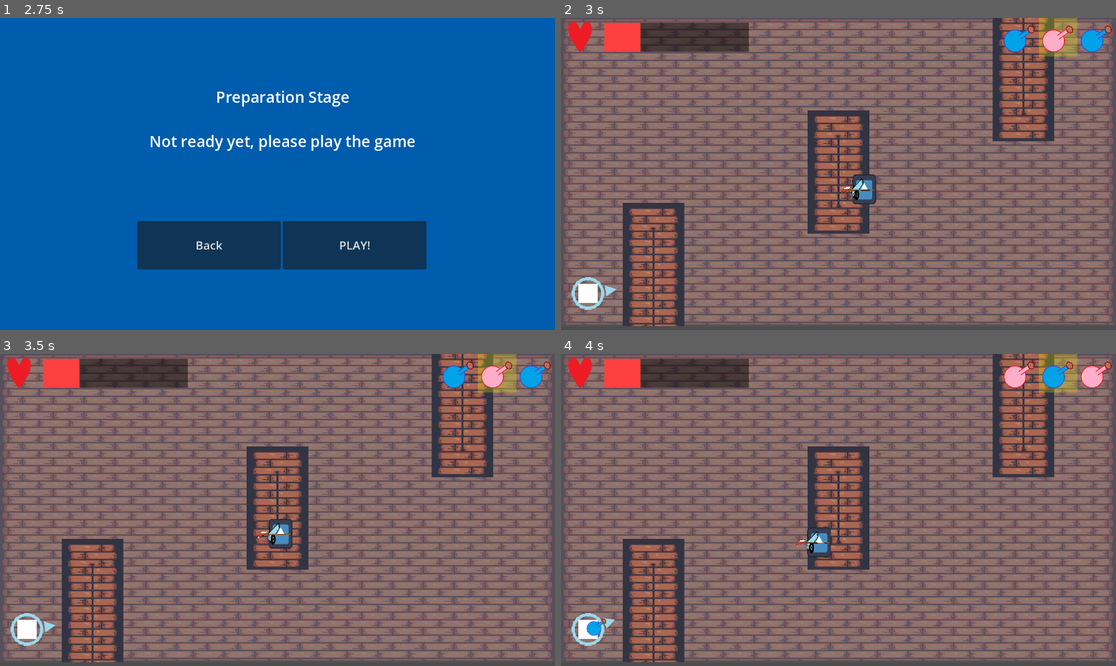
Above: before the commit, frames 1-4 (two rows, left to right).
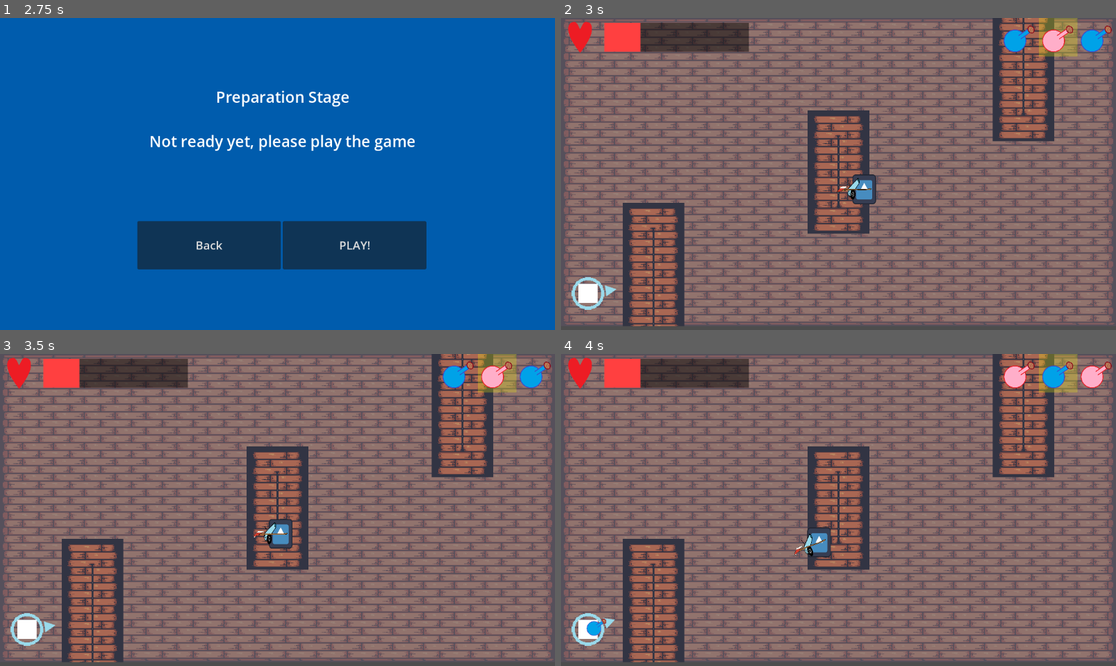
Above: after the commit, the same moments.

Repository: K-O-META/Alchemy_Prot_1
Game: Godot game, scene res://Stages/MenuStage/menu_stage.tscn
Same seed, same stepped clock (60 frames per second), same inputs: the game is played once before the commit and once after it. The engine's default icon, where the game draws it, is replaced by a stand-in: a white triangle on a blue panel in a dark square.
Inputs (mouse positions are in pixels of both pictures, inside the frame that each line leads up to):
- Up to frame 1 (2.75 s): click "Start" at 0.5 s; click "Next" at 1.25 s; click "Next" at 2 s
- Up to frame 2 (3 s): click "PLAY!" at 2.75 s
- Up to frame 3 (3.5 s): no input
- Up to frame 4 (4 s): move the mouse to (960, 494) at 3.52 s; hold E (potion_switch_right) from 3.53 s (still down); click (960, 494) at 3.6 s

Frame 1 is identical in both runs. In frame 2, 0.2% of the frame differs, in the area x 49-57%, y 51-59%; in frame 3, 0.2%; in frame 4, 0.2%.

Commit message:
Add bow rotation and fix arrows flight line

Diff:
--- a/Entities/Components/AttackComponent/attack_component.gd
+++ b/Entities/Components/AttackComponent/attack_component.gd
@@ -13,7 +13,10 @@
 
 
 func _process(_delta: float) -> void:
-	if targetfinder.hit_target and cooldown_timer.is_stopped():
+	if not targetfinder.hit_target: return
+
+	weapon.rotate_toward(targetfinder.hit_target)
+	if cooldown_timer.is_stopped():
 		attack(targetfinder.hit_target)
 		cooldown_timer.start()
 
--- a/Entities/Enemies/skeleton.tscn
+++ b/Entities/Enemies/skeleton.tscn
@@ -15,7 +15,7 @@
 [sub_resource type="RectangleShape2D" id="RectangleShape2D_olnqu"]
 size = Vector2(37.0694, 47.109)
 
-[node name="Skeleton" type="CharacterBody2D" node_paths=PackedStringArray("health_component")]
+[node name="Skeleton" type="CharacterBody2D" node_paths=PackedStringArray("health_component") groups=["enemies"]]
 script = ExtResource("1_d3qje")
 health_component = NodePath("HealthComponent")
 
@@ -25,7 +25,6 @@
 texture = ExtResource("1_abs7f")
 
 [node name="Bow" parent="." instance=ExtResource("3_mktjp")]
-position = Vector2(-14, 1)
 
 [node name="AttackComponent" parent="." node_paths=PackedStringArray("cooldown_timer", "weapon", "targetfinder") instance=ExtResource("3_cjs85")]
 cooldown_timer = NodePath("AttackCooldown")
--- a/Entities/Weapons/arrow.gd
+++ b/Entities/Weapons/arrow.gd
@@ -1,13 +1,19 @@
 class_name Arrow extends Area2D
 
+var bow: Bow
 @export var life_timer: Timer
 @export var speed = 600
 var is_shoot = false
-var shoot_direction = Vector2.ZERO
+var shoot_direction
 
 
 
+func _ready() -> void:
+	bow = get_parent()
+
+
 func reset() -> void:
+	reparent(bow)
 	position = Vector2.ZERO
 	rotation = 0
 	is_shoot = false
@@ -16,6 +22,7 @@
 func shoot(target: Node2D) -> void:
 	shoot_direction = (target.global_position - global_position).normalized()
 	is_shoot = true
+	reparent(get_tree().current_scene)
 	life_timer.start()
 
 
--- a/Entities/Weapons/axe.gd
+++ b/Entities/Weapons/axe.gd
@@ -9,8 +9,11 @@
 	hitbox.monitoring = false
 
 
+func rotate_toward(_target: Node2D) -> void:
+	pass
 
-func attack(_target) -> void:
+
+func attack(_target: Node2D) -> void:
 	if is_attacking: return
 
 	is_attacking = true
@@ -25,6 +28,6 @@
 	await tween.finished
 
 
-func _on_hitbox_body_entered(body:Node2D) -> void:
+func _on_hitbox_body_entered(body: Node2D) -> void:
 	if is_attacking and body.is_in_group("player"):
 		body.take_damage(10)
--- a/Entities/Weapons/bow.gd
+++ b/Entities/Weapons/bow.gd
@@ -1,6 +1,10 @@
 class_name Bow extends Weapon
 
 @export var arrow: Arrow
+
+
+func rotate_toward(target: Node2D) -> void:
+	rotation = (target.global_position - global_position).angle() + deg_to_rad(180)
 
 
 func attack(target) -> void:
--- a/Entities/Weapons/bow.tscn
+++ b/Entities/Weapons/bow.tscn
@@ -13,17 +13,18 @@
 arrow = NodePath("Arrow")
 
 [node name="BowSprite" type="Sprite2D" parent="."]
-position = Vector2(0, -1)
+position = Vector2(-22, -0.999935)
 scale = Vector2(0.125, 0.273438)
 texture = ExtResource("2_2rg1q")
 
 [node name="Arrow" type="Area2D" parent="." node_paths=PackedStringArray("life_timer")]
+position = Vector2(-22, 6.48499e-05)
 script = ExtResource("3_8eftn")
 life_timer = NodePath("TimeToLive")
 
 [node name="Hitbox" type="CollisionShape2D" parent="Arrow"]
 position = Vector2(2, 0)
-shape = SubResource("RectangleShape2D_1cwdy")
+shape = SubResource("RectangleShape2D_8eftn")
 
 [node name="ArrowSprite" type="Sprite2D" parent="Arrow"]
 position = Vector2(0, -1)
--- a/Entities/Weapons/weapon.gd
+++ b/Entities/Weapons/weapon.gd
@@ -3,3 +3,7 @@
 
 func animate() -> void:
     push_error("You must override `animate()` in a subclass of Weapon.")
+
+
+func rotate_toward(_target: Node2D) -> void:
+    push_error("You must override `rotate_toward()` in a subclass of Weapon.")
Not shown: 1 places in Entities/Weapons/bow.tscn that only renumber resources
